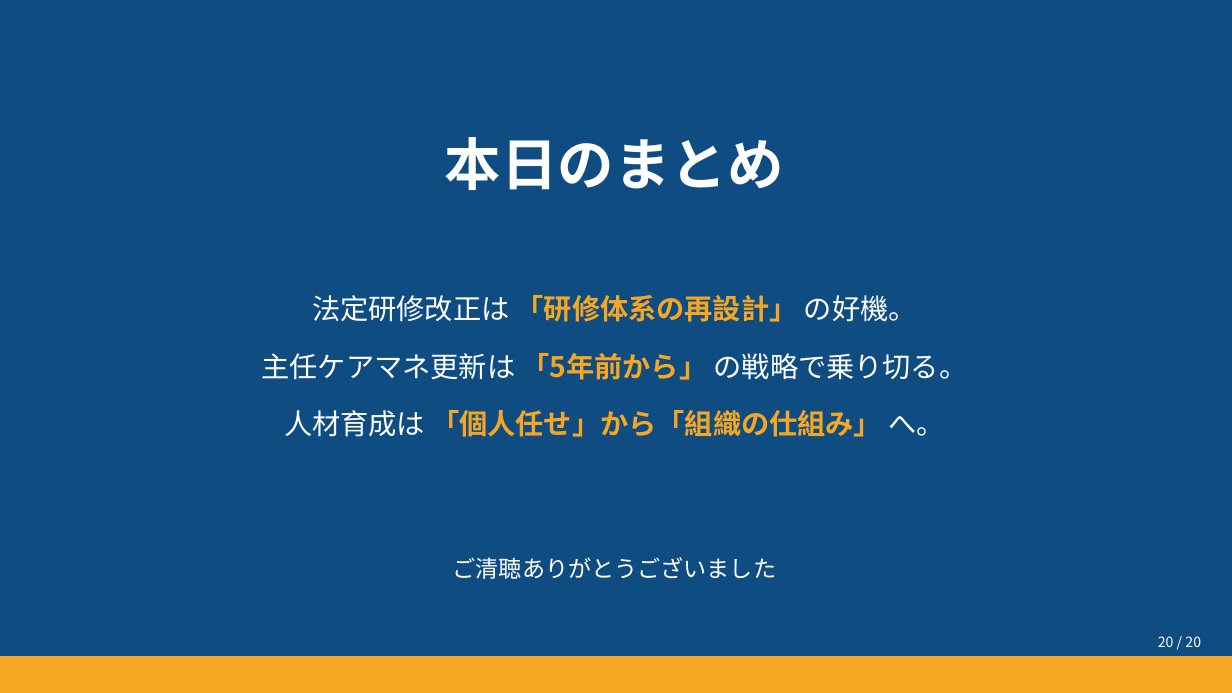
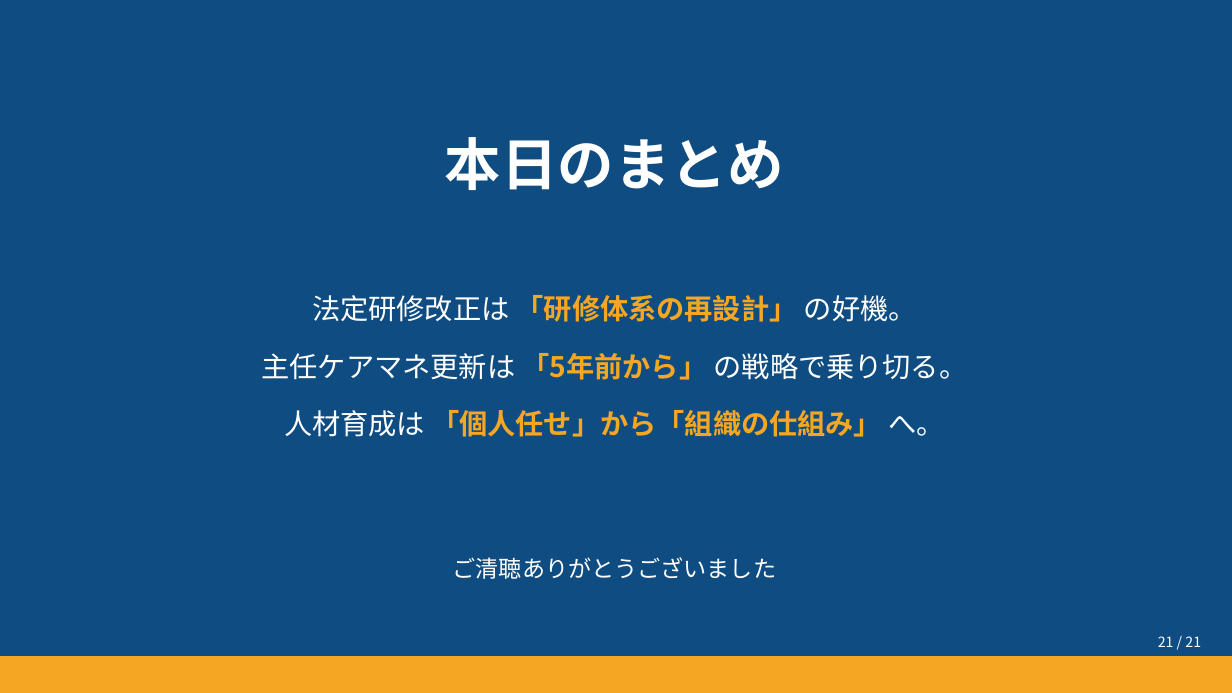
Before and after one commit to tohmichi18-stack/kaigo-ga-app, a slide deck: slide 21 of slides/法定研修制度改正への対応と主任ケアマネ更新研修の戦略.pptx (slide 20 before the commit). Drawn at 1232x693 pixels with LibreOffice and Linux fonts; fonts in the diff are those of the drawing. Boxes give left, top, right and bottom in pixels: in the first picture for what was removed or moved away, otherwise in the second. Text is boxed around its words. In the diff, an @@ line names an element or a change of style, - is before the commit and + after.

```diff
--- a/slides/法定研修制度改正への対応と主任ケアマネ更新研修の戦略.pptx
+++ b/slides/法定研修制度改正への対応と主任ケアマネ更新研修の戦略.pptx
@@ text at box(1158, 636, 1201, 647): text changed @@
-20 / 20
+21 / 21
```
Also in this commit, not shown: 18 other slides changed, 1 slide added, 2 other files.
